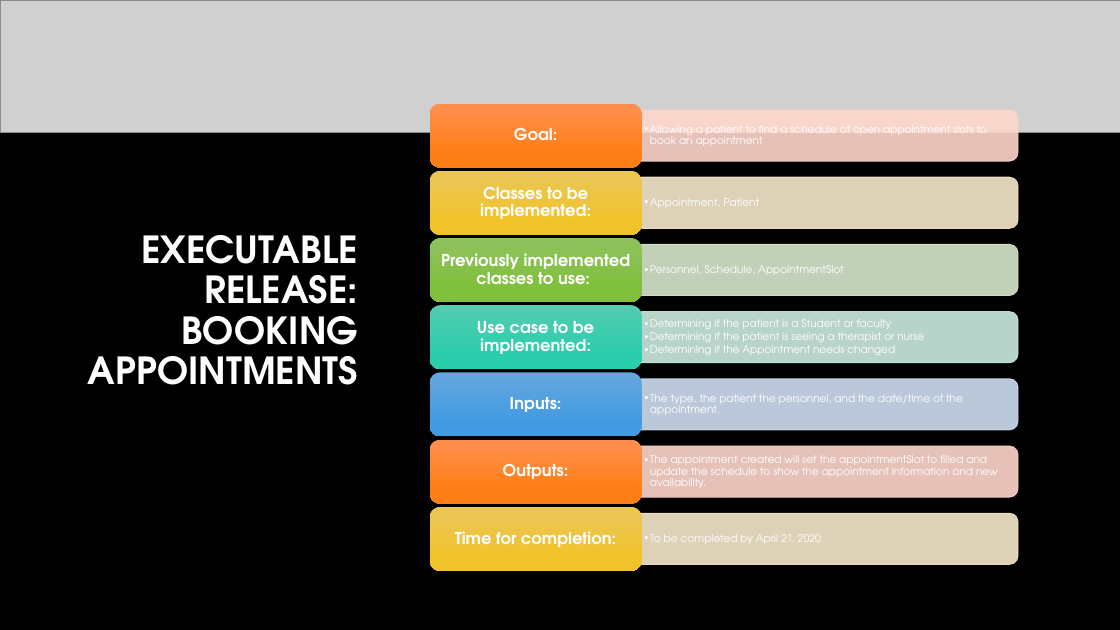
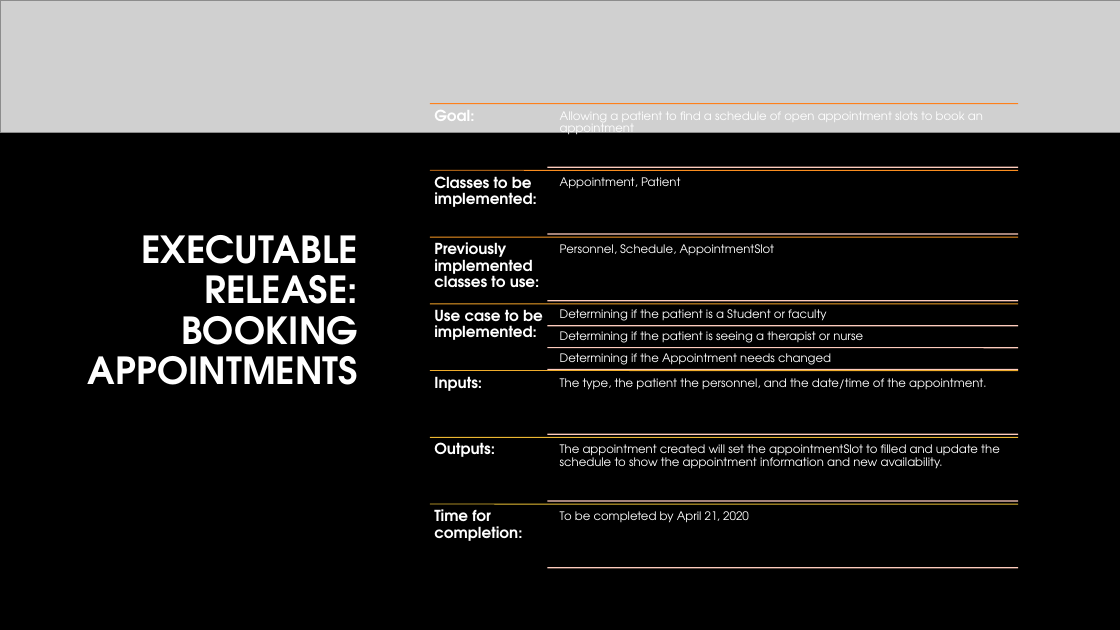
Before and after one commit to x2110311x/CPSIC, a slide deck: slide 33 of Class Deliverables/Part 4/powerpoint.pptx (slide 32 before the commit). Drawn at 1120x630 pixels with LibreOffice and Linux fonts; fonts in the diff are those of the drawing; grey boxes stand for pictures; background and template pictures are left out. Boxes give left, top, right and bottom in pixels: in the first picture for what was removed or moved away, otherwise in the second. Text is boxed around its words. In the diff, an @@ line names an element or a change of style, - is before the commit and + after.

```diff
--- a/Class Deliverables/Part 4/powerpoint.pptx
+++ b/Class Deliverables/Part 4/powerpoint.pptx
@@ text "Allowing a patient to find ...": place and size @@
-text "Allowing a patient to find ..." at [650, 121, 987, 146]
+text "Allowing a patient to find ..." at [560, 106, 983, 139]
@@ text "Allowing a patient to find ..." at [560, 106, 983, 139]: size 9 to 10 pt; bullet • to none; list level 2 to 1 in "Allowing a patient to find ..."; vertical alignment middle to top @@
@@ text "Appointment, Patient": place and size @@
-text "Appointment, Patient" at [650, 198, 759, 208]
+text "Appointment, Patient" at [560, 177, 681, 189]
@@ text "Appointment, Patient" at [560, 177, 681, 189]: size 9 to 10 pt; bullet • to none; list level 2 to 1 in "Appointment, Patient"; vertical alignment middle to top @@
@@ text "Personnel, Schedule, AppointmentSlot": place and size @@
-text "Personnel, Schedule, AppointmentSlot" at [650, 265, 843, 273]
+text "Personnel, Schedule, AppointmentSlot" at [560, 244, 775, 255]
@@ text "Personnel, Schedule, AppointmentSlot" at [560, 244, 775, 255]: size 9 to 10 pt; bullet • to none; list level 2 to 1 in "Personnel, Schedule, AppointmentSlot"; vertical alignment middle to top @@
@@ text "Determining if the patient is ...": place and size @@
-text "Determining if the patient is ..." at [650, 319, 924, 355]
+text "Determining if the patient is ..." at [560, 331, 863, 343]
@@ text "Determining if the patient is ..." at [560, 331, 863, 343]: size 9 to 10 pt; bullet • to none; list level 2 to 1 in "Determining if the patient is ..."; vertical alignment middle to top @@
@@ text at [650, 319, 892, 333]: paragraph removed @@
-  • Determining if the patient is a Student or faculty
@@ text at [650, 345, 895, 355]: paragraph removed @@
-  • Determining if the Appointment needs changed
@@ text "The type, the patient the ...": place and size @@
-text "The type, the patient the ..." at [650, 394, 963, 415]
+text "The type, the patient the ..." at [560, 378, 986, 390]
@@ text "The type, the patient the ..." at [560, 378, 986, 390]: size 9 to 10 pt; bullet • to none; list level 2 to 1 in "The type, the patient the ..."; vertical alignment middle to top @@
@@ text "The appointment created will set ...": place and size @@
-text "The appointment created will set ..." at [650, 455, 998, 487]
+text "The appointment created will set ..." at [560, 444, 1000, 469]
@@ text "The appointment created will set ..." at [560, 444, 1000, 469]: size 9 to 10 pt; bullet • to none; list level 2 to 1 in "The appointment created will set ..."; vertical alignment middle to top @@
@@ size 14 to 13 pt; alignment centre to left; vertical alignment middle to top in 7 elements at [434, 242, 540, 287], [434, 304, 543, 340], [434, 376, 482, 391], [434, 176, 537, 207], [434, 442, 495, 457], [434, 110, 474, 121], [434, 509, 522, 541] @@
@@ group removed at [430, 103, 1018, 571]: 7 round same rects, 7 rounded rectangles @@
@@ text "To be completed by April ...": place and size @@
-text "To be completed by April ..." at [664, 534, 821, 544]
+text "To be completed by April ..." at [560, 511, 749, 523]
@@ text "To be completed by April ..." at [560, 511, 749, 523]: size 9 to 10 pt; bullet • to none; list level 2 to 1 in "To be completed by April ..."; vertical alignment middle to top @@
@@ group added at [430, 103, 1018, 568]: 16 lines, 2 texts @@
+Determining if the patient is a Student or faculty
+Determining if the Appointment needs changed
```
Also in this commit, not shown: 9 other slides changed, 3 slides added, 1 slide removed.
